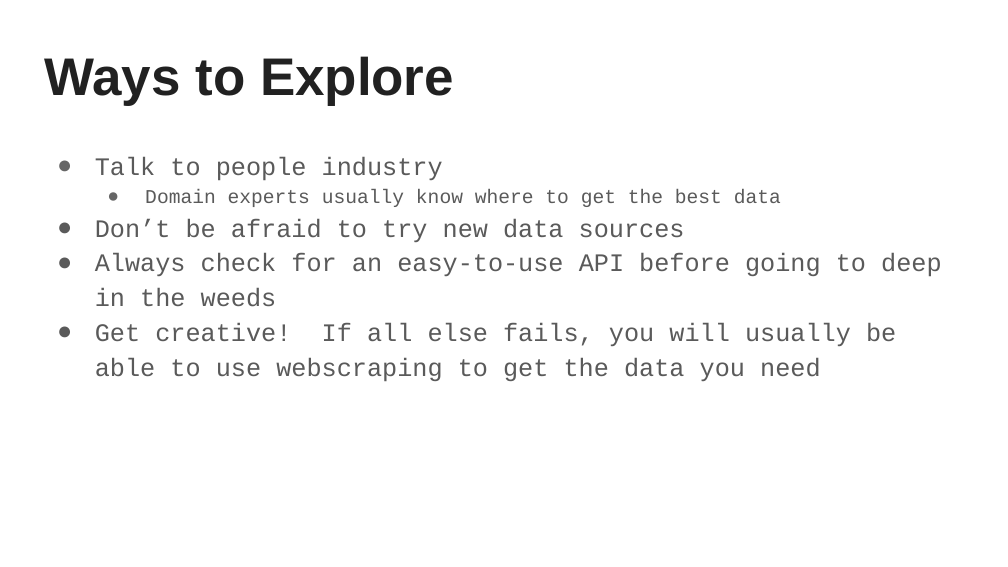
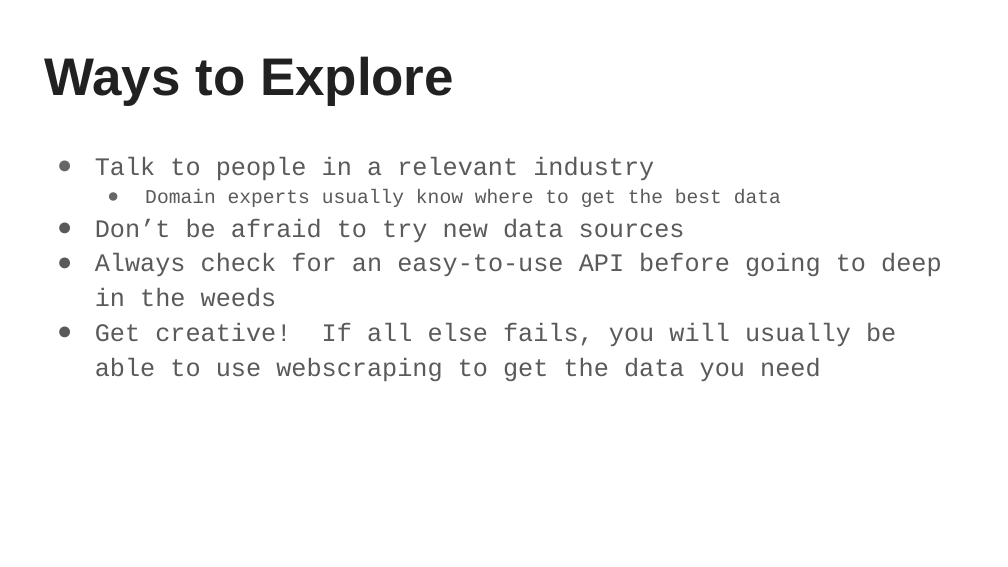
Before and after one commit to NolanSmithSolutions/Course, a slide deck: slide 11 of WebScraping/Data Sources.pptx. Drawn at 1008x567 pixels with LibreOffice and Linux fonts; fonts in the diff are those of the drawing. Boxes give left, top, right and bottom in pixels: in the first picture for what was removed or moved away, otherwise in the second. Text is boxed around its words. In the diff, an @@ line names an element or a change of style, - is before the commit and + after.

```diff
--- a/WebScraping/Data Sources.pptx
+++ b/WebScraping/Data Sources.pptx
@@ text at (95,156,654,180): text changed @@
-● Talk to people industry
+● Talk to people in a relevant industry
```
Also in this commit, not shown: 11 other files.
